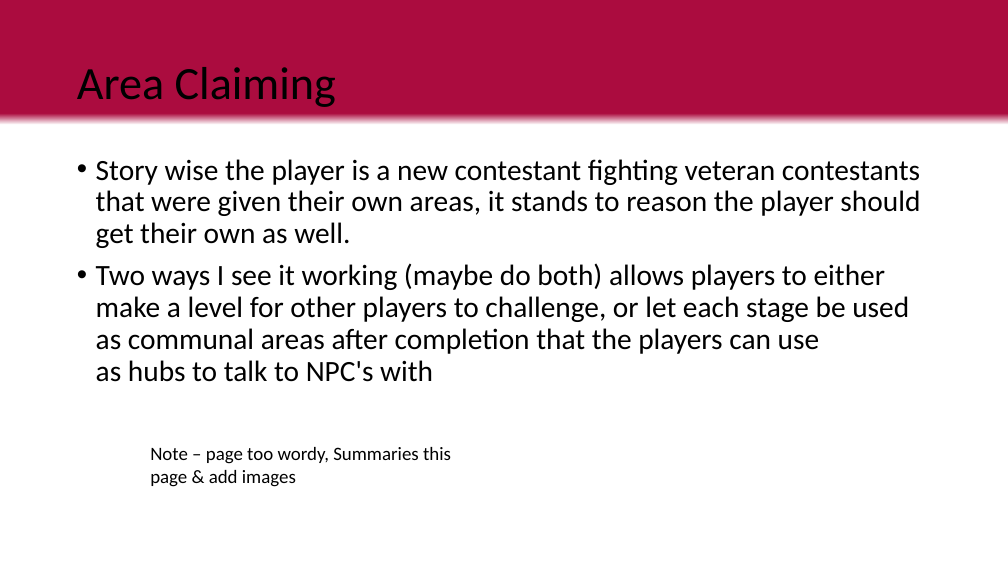
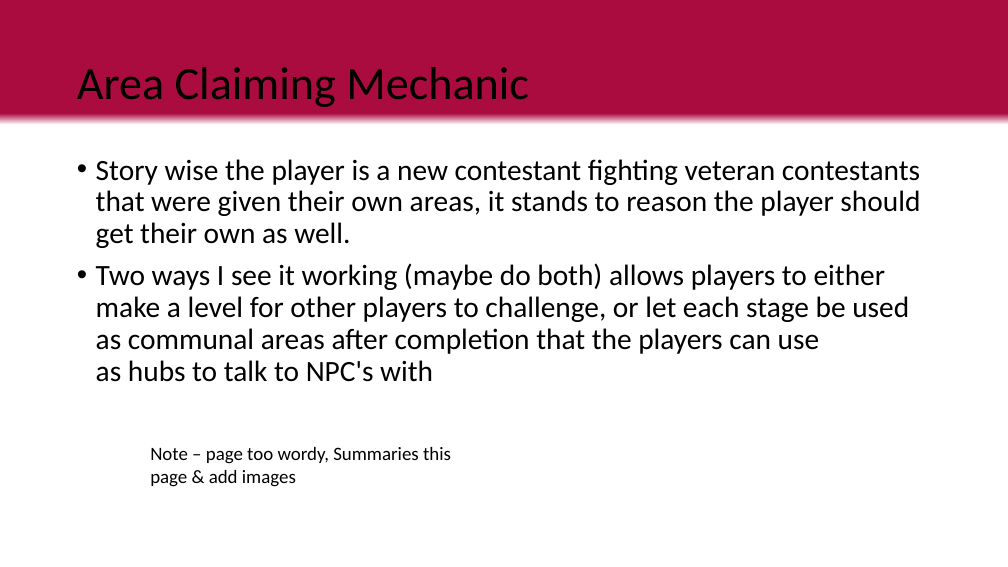
Before and after one commit to LuxRegem/Project_Clash-of-Cosplayers, a slide deck: slide 22 of Shared Documentation/Luke's Documents/Clash of Cos Team Pitch.pptx (slide 21 before the commit). Drawn at 1008x567 pixels with LibreOffice and Linux fonts; fonts in the diff are those of the drawing. Boxes give left, top, right and bottom in pixels: in the first picture for what was removed or moved away, otherwise in the second. Text is boxed around its words. In the diff, an @@ line names an element or a change of style, - is before the commit and + after.

```diff
--- a/Shared Documentation/Luke's Documents/Clash of Cos Team Pitch.pptx
+++ b/Shared Documentation/Luke's Documents/Clash of Cos Team Pitch.pptx
@@ title at [77,67,529,107]: text changed @@
-Area Claiming
+Area Claiming Mechanic
```
Also in this commit, not shown: 7 other slides changed, 2 slides removed, 6 other files.
